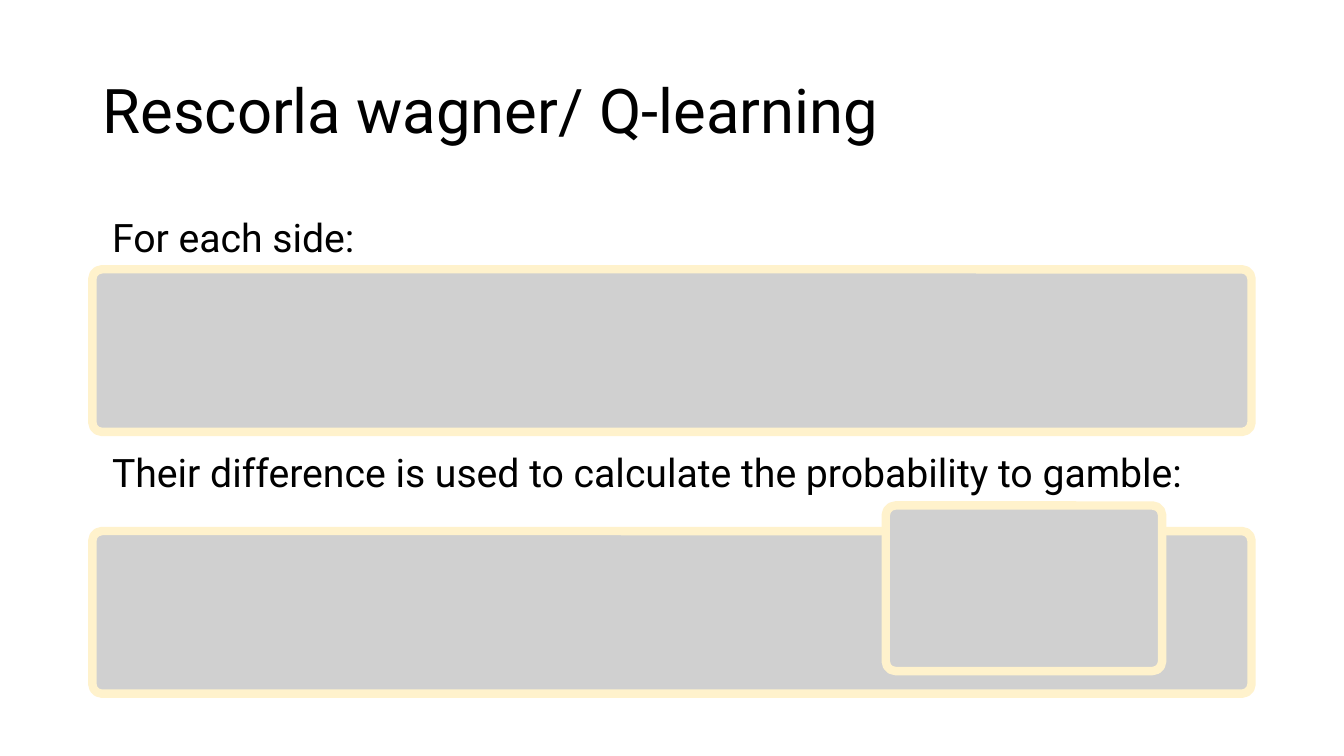
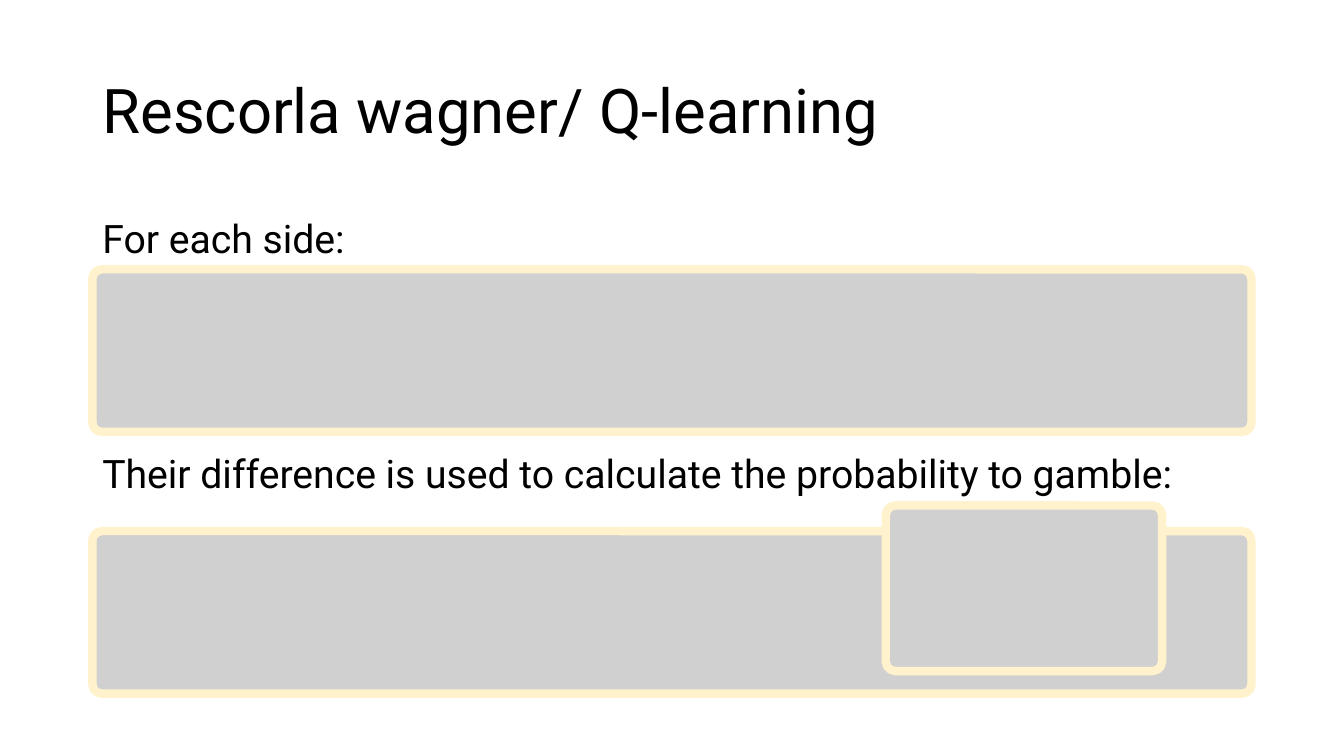
Before and after one commit to trNk27/Human_Data_Exploration, a slide deck: slide 28 of presentation/Prototype.pptx. Drawn at 1344x756 pixels with LibreOffice and Linux fonts; fonts in the diff are those of the drawing; grey boxes stand for pictures; background and template pictures are left out. Boxes give left, top, right and bottom in pixels: in the first picture for what was removed or moved away, otherwise in the second. Text is boxed around its words. In the diff, an @@ line names an element or a change of style, - is before the commit and + after.

```diff
--- a/presentation/Prototype.pptx
+++ b/presentation/Prototype.pptx
@@ text "For each side:": place and size @@
-text "For each side:" at box(112, 222, 1182, 496)
+text "For each side:" at box(102, 223, 1172, 497)
```
Also in this commit, not shown: 7 other slides changed, 5 slides added, 1 slide removed.
